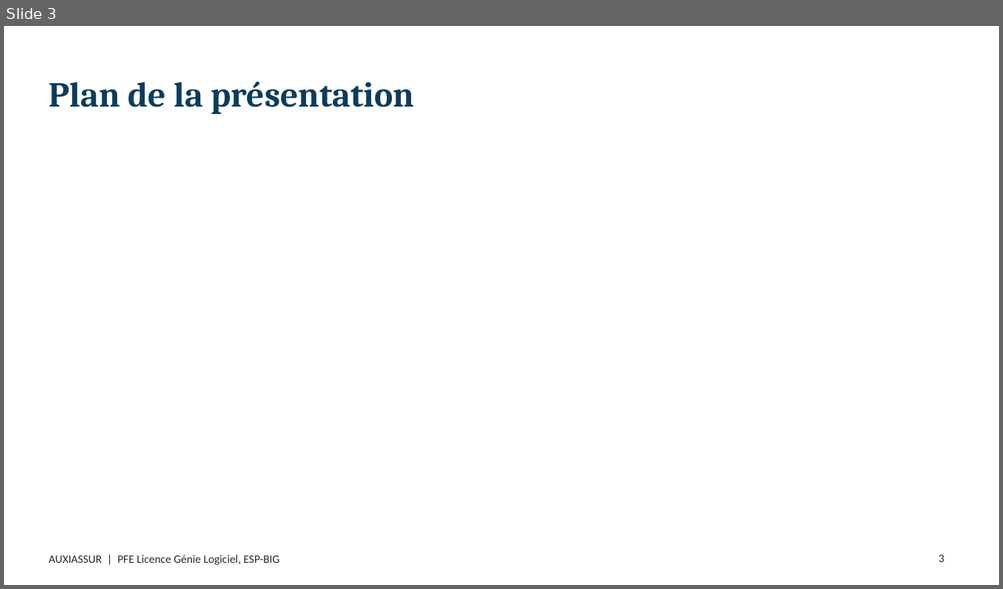
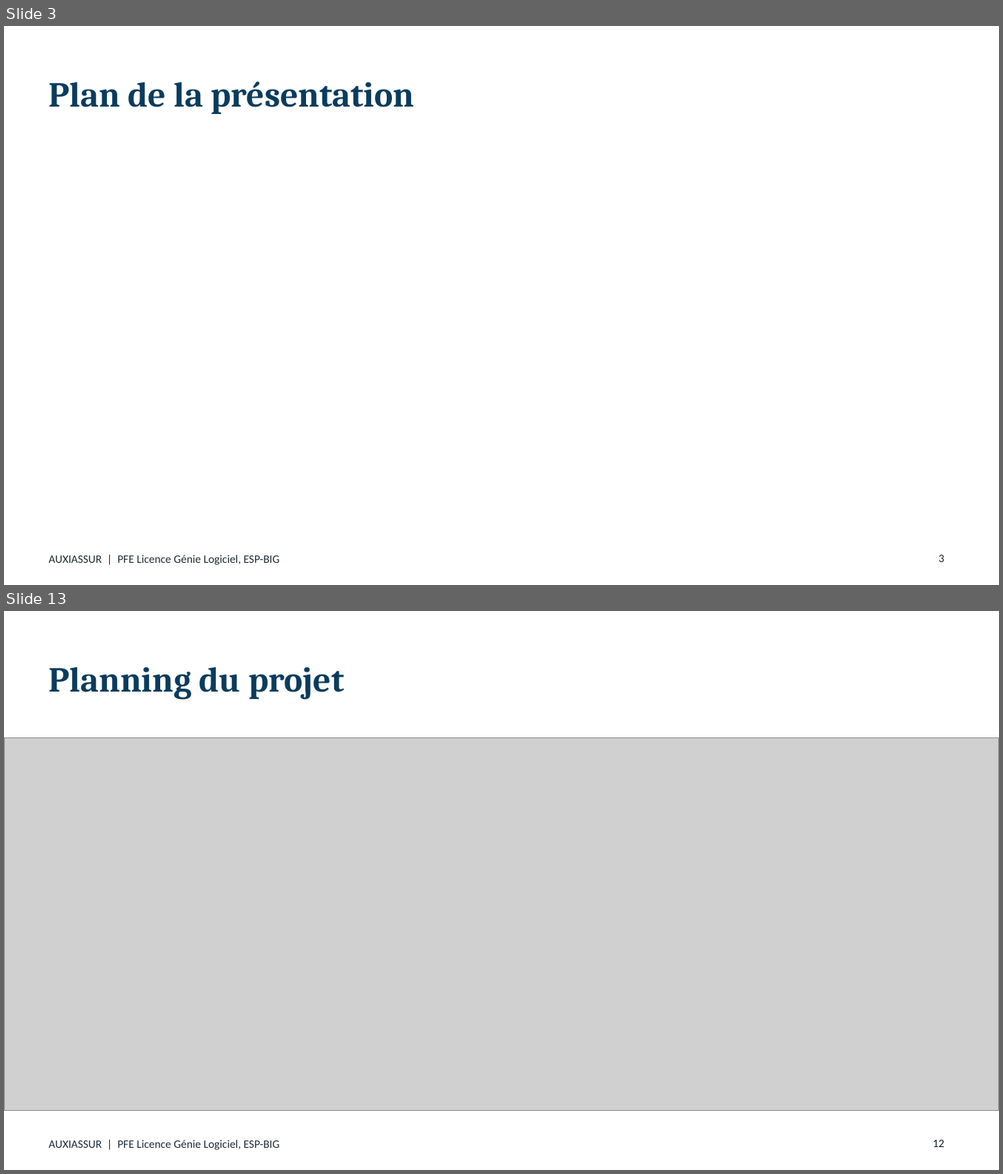
Before and after one commit to LaithSama/AUXIDRIVE, a slide deck: Sources/Conception et developpement d'une application de gestion d'assurance automobile - soutenance.pptx. Shown one above the other, each under a label of ours: slide 3 before the commit, slides 3 and 13 after it; the slides between them are not shown. The pictures are 1003x589 and 1003x1174 pixels, drawn with LibreOffice and Linux fonts; fonts in the diff are those of the drawing; grey boxes stand for pictures. Boxes give left, top, right and bottom in pixels: in the first picture for what was removed or moved away, otherwise in the second. Text is boxed around its words. In the diff, an @@ line names an element or a change of style, - is before the commit and + after.

```diff
--- a/Sources/Conception et developpement d'une application de gestion d'assurance automobile - soutenance.pptx
+++ b/Sources/Conception et developpement d'une application de gestion d'assurance automobile - soutenance.pptx
@@ slide 13 added at (4, 611, 999, 1170), background #FFFFFF; not listed: 1 template element that a slide beside it also shows @@
@@ title added at (48, 667, 344, 700), 34 pt, text #0B3C5D, bold @@
+Planning du projet
@@ picture added at (4, 738, 999, 1111) @@
@@ text added at (933, 1140, 945, 1147), 11 pt, text #0F1A20 @@
+12
```
Also in this commit, not shown: 19 slides changed, 58 other files.
